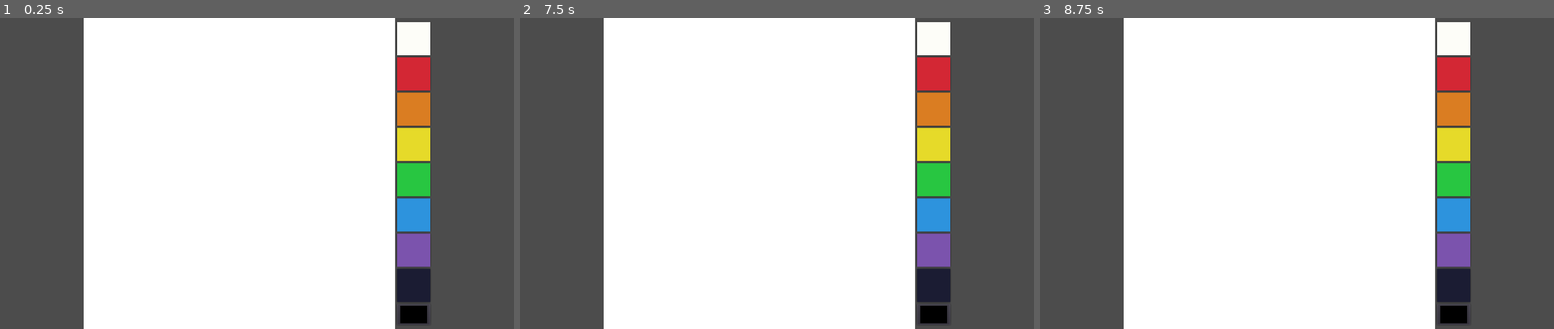
Above: before the commit, frames 1-3 (left to right).
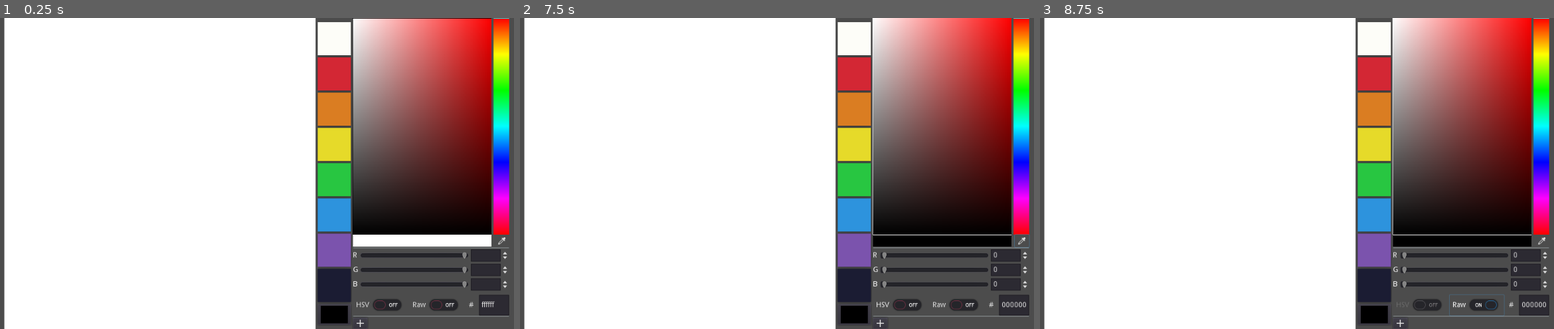
Above: after the commit, the same moments.

Repository: DeybisMelendez/draw-it
Game: Godot game, scene res://scenes/game/Game.tscn
Two runs of this game, one before a commit and one after it. Both use one fixed random seed, a clock stepped at 60 frames per second and the inputs below. The project has no main scene, so this scene is started directly.
Inputs (mouse positions are in pixels of both pictures, inside the frame that each line leads up to; where the layout moved, square brackets give the same spot in the first picture):
- Up to frame 1 (0.25 s): no input
- Up to frame 2 (7.5 s): click (854, 39) [931, 39] at 0.5 s; click (854, 73) [931, 73] at 1.25 s; click (854, 108) [931, 108] at 2 s; click (854, 145) [931, 145] at 2.75 s; click (854, 179) [931, 179] at 3.5 s; click (854, 213) [931, 213] at 4.25 s; click (854, 251) [931, 251] at 5 s; click (854, 285) [931, 285] at 5.75 s; click (1023, 241) at 6.52 s; click (900, 304) at 7.25 s, where only the run after the commit has a clickable "HSV"
- Up to frame 3 (8.75 s): click (1476, 304) at 8 s, where only the run after the commit has a clickable "Raw"

The runs differ from the first frame. In frame 1, 49% of the frame differs, in the area x 0-100%, y 0-100%; in frame 2, 49%; in frame 3, 49%.

Commit message:
eliminado Pencil.tscn

Diff:
--- a/bodies/pencil/Pencil.gd
+++ b/bodies/pencil/Pencil.gd
@@ -1,7 +1,12 @@
 extends Line2D
+
+class_name Pencil
 
 var finished = false
 var last_pos
+
+func _init():
+	antialiased = true
 
 func _physics_process(_delta):
 	if not finished:
--- a/bodies/pencil/Pencil.tscn
+++ /dev/null
@@ -1,8 +0,0 @@
-[gd_scene load_steps=2 format=2]
-
-[ext_resource path="res://bodies/pencil/Pencil.gd" type="Script" id=1]
-
-[node name="Pencil" type="Line2D"]
-width = 20.0
-antialiased = true
-script = ExtResource( 1 )
--- a/project.godot
+++ b/project.godot
@@ -8,14 +8,19 @@
 
 config_version=4
 
-_global_script_classes=[  ]
+_global_script_classes=[ {
+"base": "Line2D",
+"class": "Pencil",
+"language": "GDScript",
+"path": "res://bodies/pencil/Pencil.gd"
+} ]
 _global_script_class_icons={
-
+"Pencil": ""
 }
 
 [application]
 
-config/name="Godot-template"
+config/name="Draw it"
 config/description="Godot Template 3.2.2
 https://github.com/DeybisMelendez/godot-template"
 config/icon="res://icon.png"
--- a/scenes/game/Game.gd
+++ b/scenes/game/Game.gd
@@ -1,6 +1,5 @@
 extends Control
 
-export (PackedScene) var Pencil
 onready var Canvas = $HBoxContainer/ViewportContainer/Viewport/Canvas
 onready var ColorPencil = $HBoxContainer/ColorPicker
 onready var ViewPortCanvas = $HBoxContainer/ViewportContainer
@@ -17,6 +16,6 @@
 
 func _physics_process(_delta):
 	if Input.is_action_just_pressed("draw") and can_draw:
-		var new_pencil = Pencil.instance()
+		var new_pencil = Pencil.new()
 		new_pencil.default_color = ColorPencil.color
 		Canvas.add_child(new_pencil)
--- a/scenes/game/Game.tscn
+++ b/scenes/game/Game.tscn
@@ -1,7 +1,6 @@
-[gd_scene load_steps=3 format=2]
+[gd_scene load_steps=2 format=2]
 
 [ext_resource path="res://scenes/game/Game.gd" type="Script" id=1]
-[ext_resource path="res://bodies/pencil/Pencil.tscn" type="PackedScene" id=2]
 
 [node name="Game" type="Control"]
 anchor_right = 1.0
@@ -10,7 +9,6 @@
 __meta__ = {
 "_edit_use_anchors_": false
 }
-Pencil = ExtResource( 2 )
 
 [node name="HBoxContainer" type="HBoxContainer" parent="."]
 anchor_right = 1.0
@@ -21,8 +19,8 @@
 }
 
 [node name="ViewportContainer" type="ViewportContainer" parent="HBoxContainer"]
-margin_left = 178.0
-margin_right = 778.0
+margin_left = 22.0
+margin_right = 622.0
 margin_bottom = 600.0
 __meta__ = {
 "_edit_use_anchors_": false
@@ -42,8 +40,8 @@
 [node name="Canvas" type="Node2D" parent="HBoxContainer/ViewportContainer/Viewport"]
 
 [node name="VBoxContainer" type="VBoxContainer" parent="HBoxContainer"]
-margin_left = 782.0
-margin_right = 846.0
+margin_left = 626.0
+margin_right = 690.0
 margin_bottom = 600.0
 alignment = 1
 __meta__ = {
@@ -171,7 +169,6 @@
 edit_alpha = false
 
 [node name="ColorPicker" type="ColorPicker" parent="HBoxContainer"]
-visible = false
 margin_left = 694.0
 margin_right = 1002.0
 margin_bottom = 600.0
